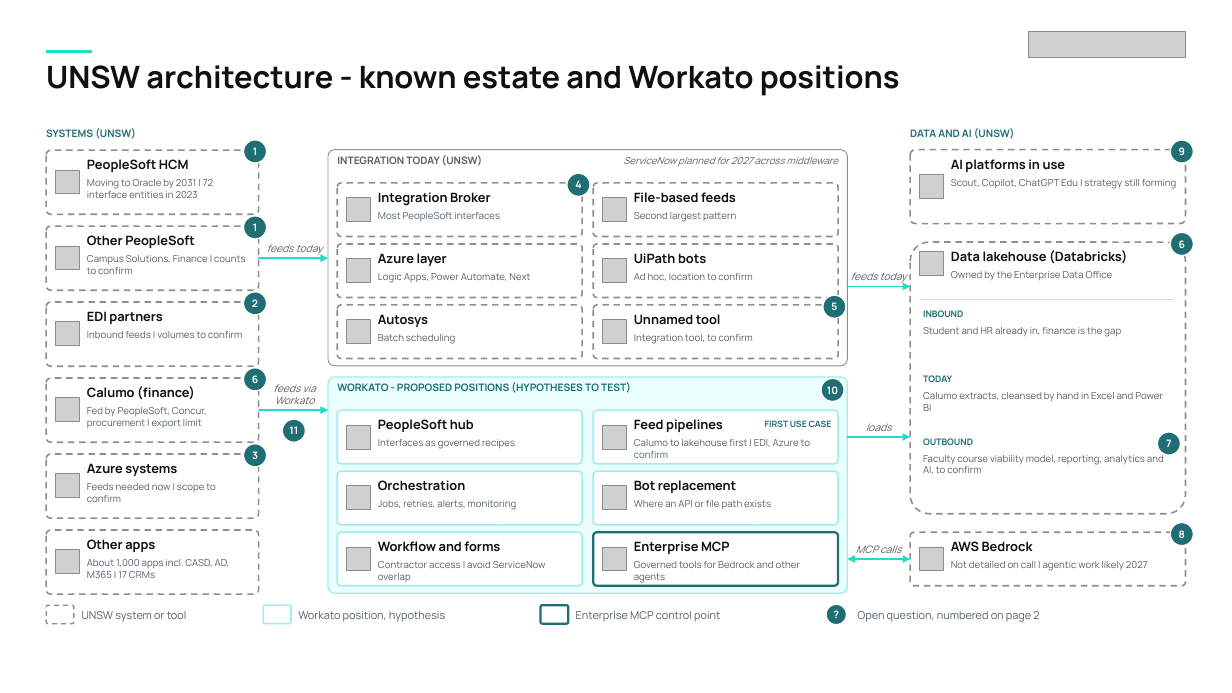
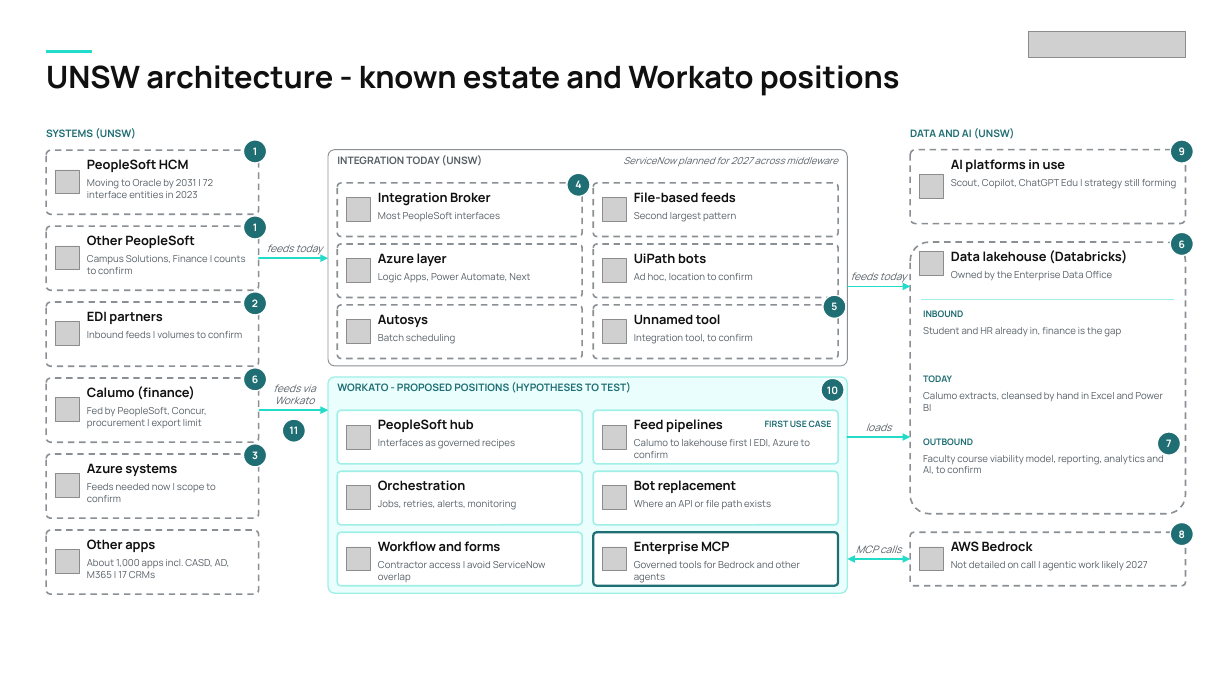
Before and after one commit to saliyacwickramasinghe-maker/clauderepo, a slide deck: slide 1 of unsw-architecture/UNSW_Conceptual_Architecture.pptx. Drawn at 1232x693 pixels with LibreOffice and Linux fonts; fonts in the diff are those of the drawing; grey boxes stand for pictures. Boxes give left, top, right and bottom in pixels: in the first picture for what was removed or moved away, otherwise in the second. Text is boxed around its words. In the diff, an @@ line names an element or a change of style, - is before the commit and + after.

```diff
--- a/unsw-architecture/UNSW_Conceptual_Architecture.pptx
+++ b/unsw-architecture/UNSW_Conceptual_Architecture.pptx
@@ rounded rectangle removed at box(46, 605, 74, 624) @@
@@ text removed at box(81, 611, 187, 622) @@
-UNSW system or tool
@@ rounded rectangle removed at box(263, 605, 291, 624) @@
@@ text removed at box(298, 611, 445, 622) @@
-Workato position, hypothesis
@@ rounded rectangle removed at box(541, 605, 568, 624) @@
@@ text removed at box(576, 611, 720, 622) @@
-Enterprise MCP control point
@@ ellipse removed at box(826, 604, 847, 625) @@
-?
@@ text removed at box(857, 611, 1039, 622) @@
-Open question, numbered on page 2
```
Also in this commit, not shown: 1 other file.
